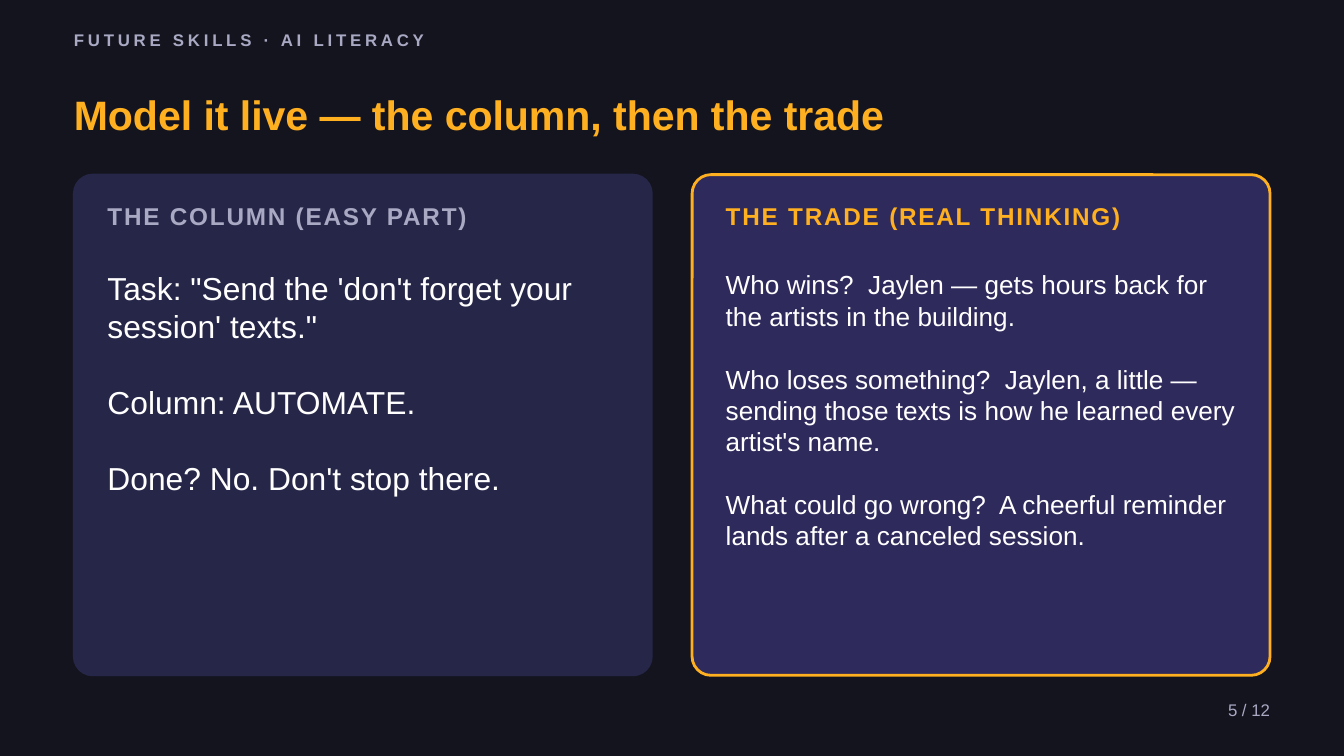
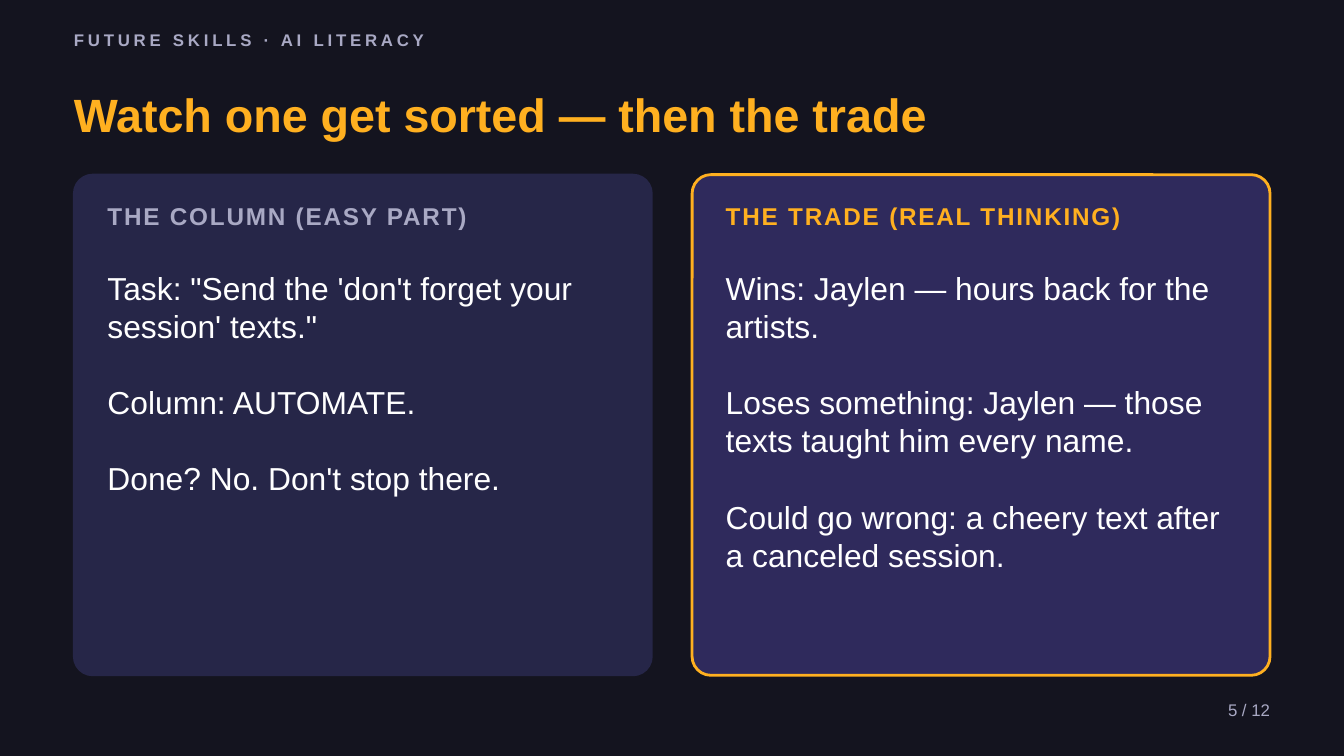
Before and after one commit to phiunit/tptphi, a slide deck: slide 5 of products/ai-boring-work/dist/Robots Do the Boring Work - Slides.pptx. Drawn at 1344x756 pixels with LibreOffice and Linux fonts; fonts in the diff are those of the drawing. Boxes give left, top, right and bottom in pixels: in the first picture for what was removed or moved away, otherwise in the second. Text is boxed around its words. In the diff, an @@ line names an element or a change of style, - is before the commit and + after.

```diff
--- a/products/ai-boring-work/dist/Robots Do the Boring Work - Slides.pptx
+++ b/products/ai-boring-work/dist/Robots Do the Boring Work - Slides.pptx
@@ text at <box>74,98,926,142</box>: text changed; size 22 to 25 pt @@
-Model it live — the column, then the trade
+Watch one get sorted — then the trade
@@ text at <box>726,277,1219,568</box>: text changed; size 14 to 17 pt @@
-Who wins? Jaylen — gets hours back for the artists in the building.
-Who loses something? Jaylen, a little — sending those texts is how he learned every artist's name.
-What could go wrong? A cheerful reminder lands after a canceled session.
+Wins: Jaylen — hours back for the artists.
+Loses something: Jaylen — those texts taught him every name.
+Could go wrong: a cheery text after a canceled session.
```
Also in this commit, not shown: 11 other slides changed, 32 other files.
